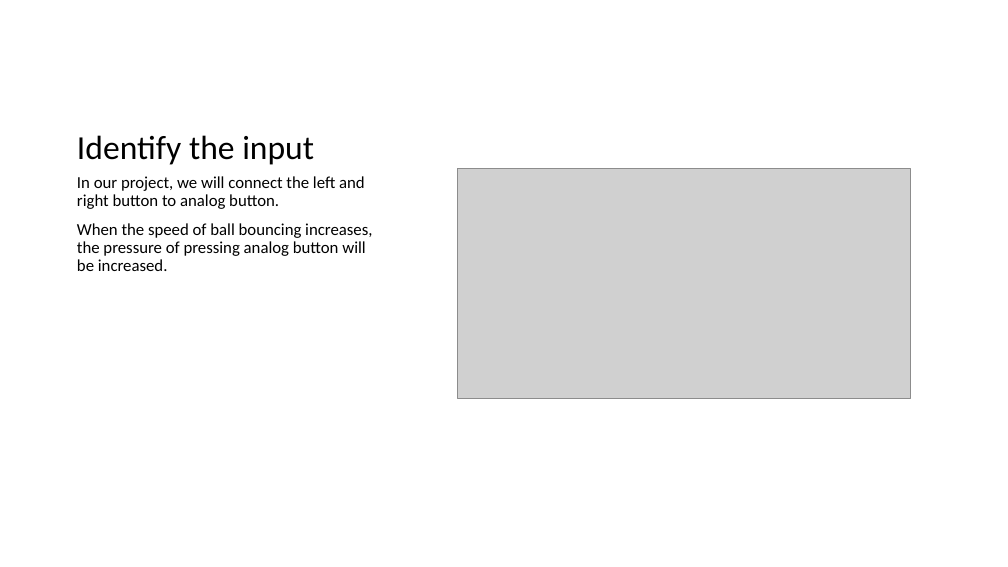
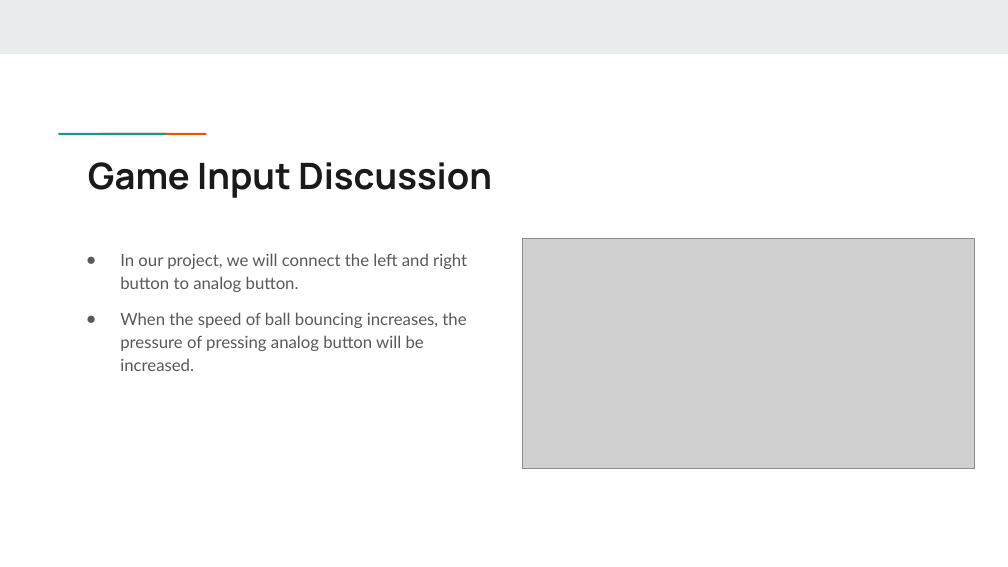
Before and after one commit to xu842251462/EC551_FinalProject, a slide deck: slide 7 of Presentations/EC551SecondProjectPresentation.pptx. Drawn at 1008x567 pixels with LibreOffice and Linux fonts; fonts in the diff are those of the drawing; grey boxes stand for pictures. Boxes give left, top, right and bottom in pixels: in the first picture for what was removed or moved away, otherwise in the second. Text is boxed around its words. In the diff, an @@ line names an element or a change of style, - is before the commit and + after.

Commit message:
Update EC551SecondProjectPresentation.pptx
Combined ADC and Game slides

```diff
--- a/Presentations/EC551SecondProjectPresentation.pptx
+++ b/Presentations/EC551SecondProjectPresentation.pptx
@@ rectangle added at [0,0,1008,54], fill #E9EDEE @@
@@ title removed at [77,135,314,165] @@
-Identify the input
@@ rectangle added at [91,132,133,137], fill #1A9988 @@
@@ rectangle added at [133,131,174,136], fill #EB5600 @@
@@ title added at [88,162,492,198], 34.7 pt, text #1A1A1A, bold @@
+Game Input Discussion
@@ text "In our project, we will ...": place and size @@
-text "In our project, we will ..." at [77,176,372,271]
+text "In our project, we will ..." at [120,253,467,371]
@@ text "In our project, we will ..." at [120,253,467,371]: font Calibri to Lato, text colour #000000 to #595959; bullet none to ●; line spacing 0.9 to 1.15; more space between paragraphs @@
@@ picture: place and size @@
-picture at [457,168,910,398]
+picture at [523,239,975,469]
```
Also in this commit, not shown: 5 other slides changed, 6 slides added, 1 slide removed.
